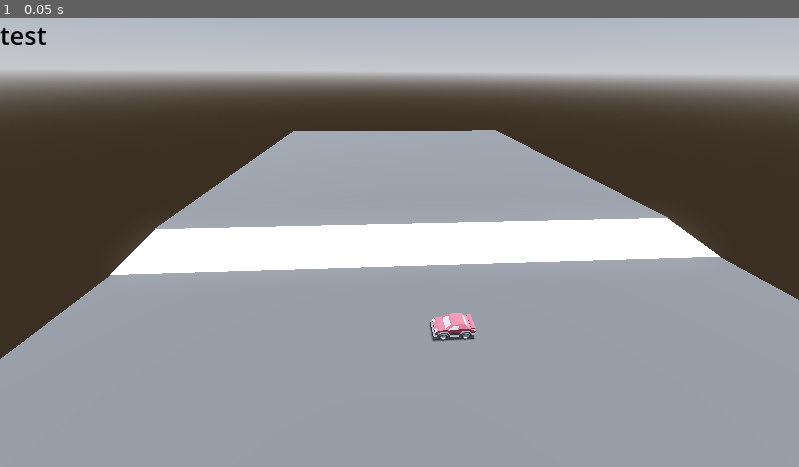
Above: before the commit, frame 1.
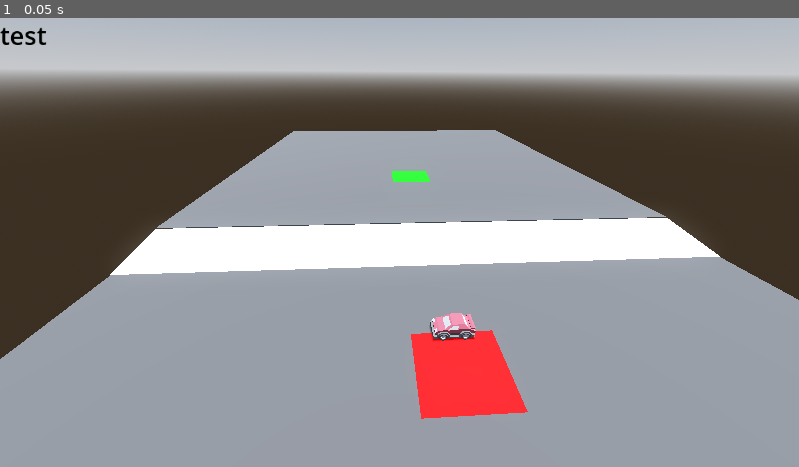
Above: after the commit, the same moment.

Repository: Giuseppe-code/RoboticSystemShuttle
Game: Godot game, scene res://cars/TestWorld.tscn
Two runs of this game, one before a commit and one after it. Both use one fixed random seed, a clock stepped at 60 frames per second and the inputs below.
Inputs:
- Up to frame 1 (0.05 s): no input

The runs differ from the first frame. In frame 1, 2.4% of the frame differs, in the area x 19-84%, y 24-90%.

Commit message:
feat: add zone A and B on Godot

Diff:
--- a/ackermann/cars/TestWorld.tscn
+++ b/ackermann/cars/TestWorld.tscn
@@ -34,9 +34,26 @@
 [sub_resource type="StandardMaterial3D" id="StandardMaterial3D_51iks"]
 
 [sub_resource type="BoxShape3D" id="BoxShape3D_uwhkb"]
-size = Vector3(6, 0.1, 6.2)
+size = Vector3(6, 0.1, 50)
 
 [sub_resource type="PhysicsMaterial" id="PhysicsMaterial_51iks"]
+
+[sub_resource type="StandardMaterial3D" id="StandardMaterial3D_s5t8w"]
+albedo_color = Color(1, 0, 0, 1)
+
+[sub_resource type="PlaneMesh" id="PlaneMesh_uwhkb"]
+material = SubResource("StandardMaterial3D_s5t8w")
+size = Vector2(5, 5)
+
+[sub_resource type="StandardMaterial3D" id="StandardMaterial3D_5qabv"]
+albedo_color = Color(0, 1, 0, 1)
+
+[sub_resource type="PlaneMesh" id="PlaneMesh_51iks"]
+material = SubResource("StandardMaterial3D_5qabv")
+size = Vector2(5, 5)
+
+[sub_resource type="ConvexPolygonShape3D" id="ConvexPolygonShape3D_s5t8w"]
+points = PackedVector3Array(-25.1366, 0.136612, -25.1366, -25.1366, 0.136612, 25.1366, 25.1366, 0.136612, -25.1366, 25.1366, 0.136612, 25.1366)
 
 [node name="TestWorld" type="Node3D" unique_id=239139324]
 
@@ -81,7 +98,7 @@
 shape = SubResource("BoxShape3D_uwhkb")
 
 [node name="SecondPlan" type="StaticBody3D" parent="." unique_id=1415419407]
-transform = Transform3D(1, 0, 0, 0, 1, 0, 0, 0, 1, 38.3, 1, 0)
+transform = Transform3D(1, 0, 0, 0, 1, 0, 0, 0, 1, 38.5, 1, 0)
 physics_material_override = SubResource("PhysicsMaterial_51iks")
 
 [node name="MeshInstance3D" type="MeshInstance3D" parent="SecondPlan" unique_id=1264357327]
@@ -89,3 +106,26 @@
 
 [node name="CollisionShape3D" type="CollisionShape3D" parent="SecondPlan" unique_id=1051694174]
 shape = SubResource("3")
+
+[node name="zoneA" type="StaticBody3D" parent="." unique_id=1924978701]
+transform = Transform3D(1, 0, 0, 0, 1, 0, 0, 0, 1, -2.5, 0.001, 0)
+
+[node name="MeshInstance3D" type="MeshInstance3D" parent="zoneA" unique_id=396758511]
+rotation_order = 3
+layers = 4
+mesh = SubResource("PlaneMesh_uwhkb")
+
+[node name="CollisionShape3D" type="CollisionShape3D" parent="zoneA" unique_id=828818676]
+shape = SubResource("3")
+
+[node name="zoneB" type="StaticBody3D" parent="." unique_id=110125135]
+transform = Transform3D(1, 0, 0, 0, 1, 0, 0, 0, 1, 27.5, 1.002, 0)
+collision_layer = 2
+
+[node name="MeshInstance3D" type="MeshInstance3D" parent="zoneB" unique_id=1994756578]
+rotation_order = 3
+layers = 4
+mesh = SubResource("PlaneMesh_51iks")
+
+[node name="CollisionShape3D" type="CollisionShape3D" parent="zoneB" unique_id=1865178086]
+shape = SubResource("ConvexPolygonShape3D_s5t8w")
